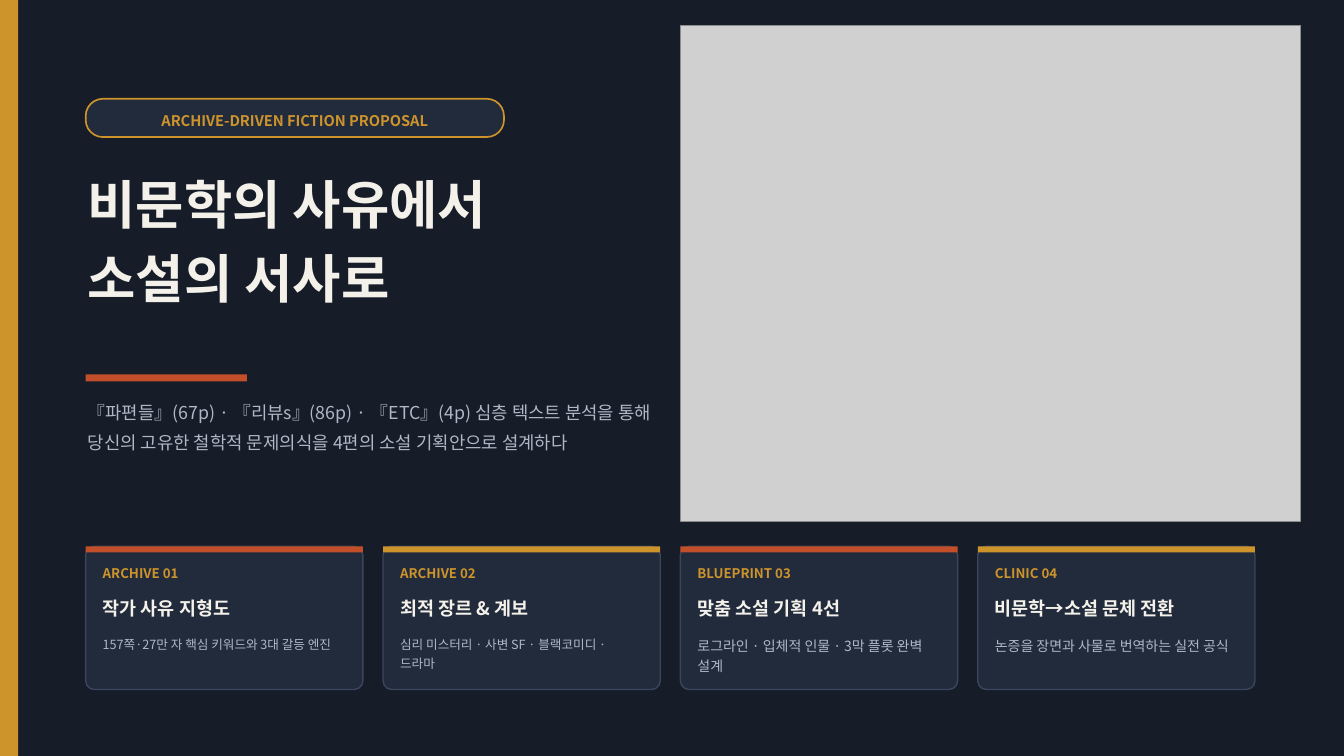
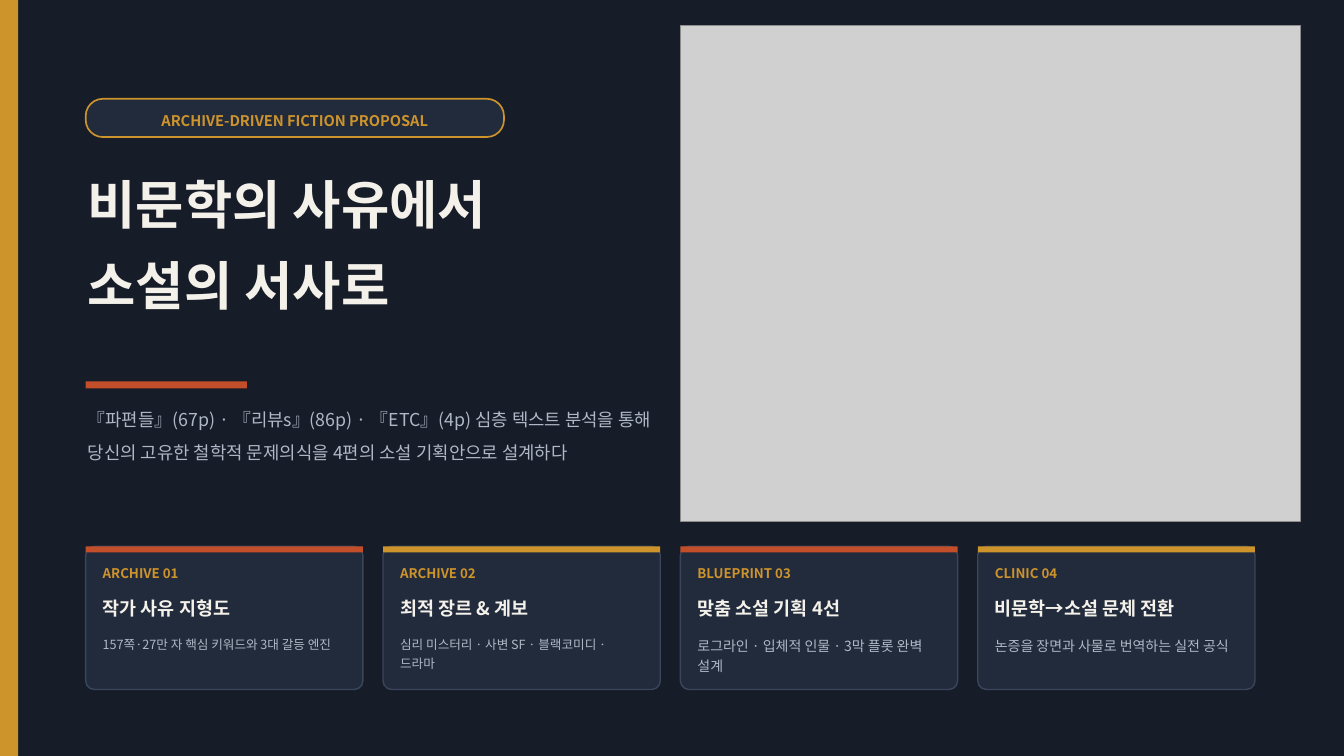
Before and after one commit to lietzsche/dev-lab, a slide deck: slide 1 of 맞춤형_소설기획_제안서.pptx. Drawn at 1344x756 pixels with LibreOffice and Linux fonts; fonts in the diff are those of the drawing; grey boxes stand for pictures. Boxes give left, top, right and bottom in pixels: in the first picture for what was removed or moved away, otherwise in the second. Text is boxed around its words. In the diff, an @@ line names an element or a change of style, - is before the commit and + after.

Commit message:
PPTX 줄바꿈을 독립 문단으로 안정화

```diff
--- a/맞춤형_소설기획_제안서.pptx
+++ b/맞춤형_소설기획_제안서.pptx
@@ text at (88, 179, 486, 310): text changed @@
-비문학의 사유에서
-소설의 서사로
+비문학의 사유에서
+소설의 서사로
@@ rectangle: place and size @@
-rectangle at (86, 374, 247, 381)
+rectangle at (86, 381, 247, 388)
@@ text at (88, 411, 651, 461): text changed @@
-『파편들』(67p) · 『리뷰s』(86p) · 『ETC』(4p) 심층 텍스트 분석을 통해
-당신의 고유한 철학적 문제의식을 4편의 소설 기획안으로 설계하다
+『파편들』(67p) · 『리뷰s』(86p) · 『ETC』(4p) 심층 텍스트 분석을 통해
+당신의 고유한 철학적 문제의식을 4편의 소설 기획안으로 설계하다
```
Also in this commit, not shown: 4 other slides changed, 8 other files.
